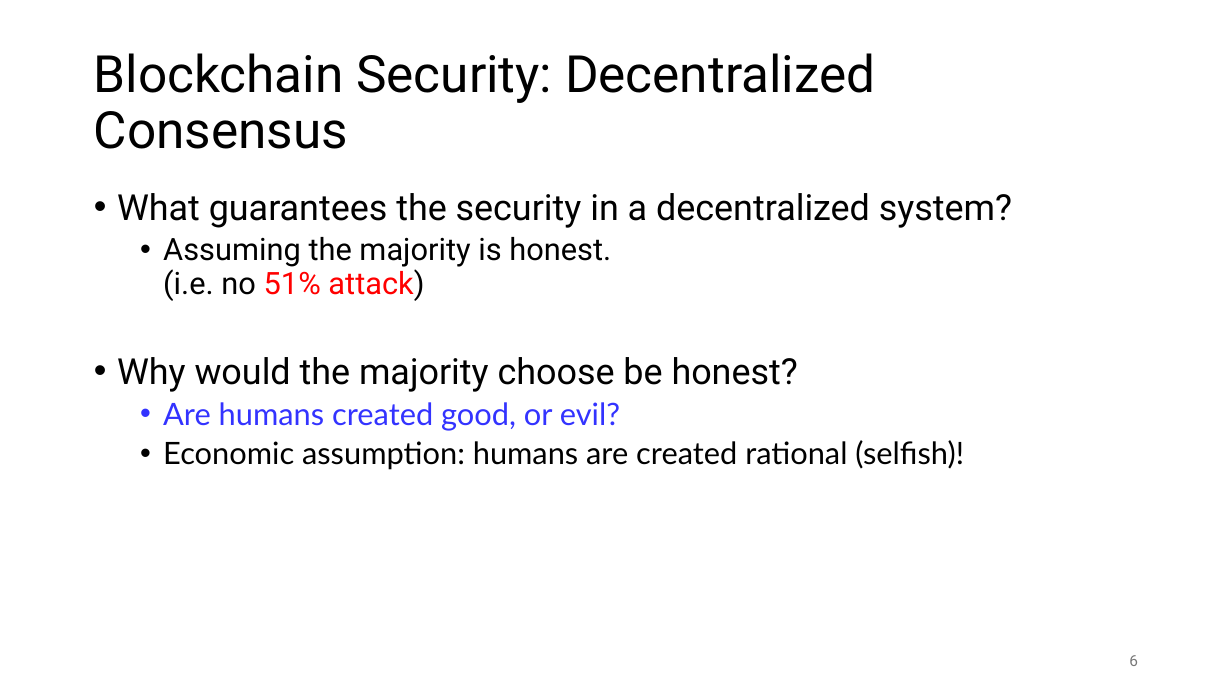
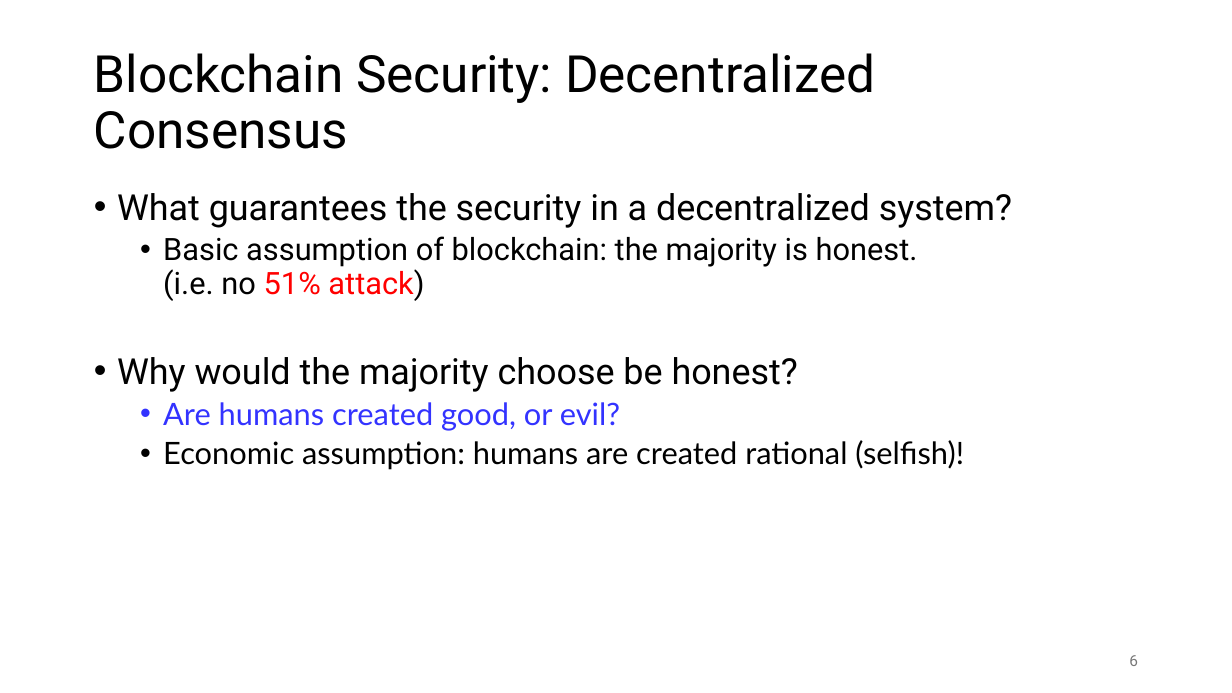
Before and after one commit to wiku30/wiku30.github.io, a slide deck: slide 6 of 2024/VeriPP/VeriPP_informs.pptx. Drawn at 1232x693 pixels with LibreOffice and Linux fonts; fonts in the diff are those of the drawing. Boxes give left, top, right and bottom in pixels: in the first picture for what was removed or moved away, otherwise in the second. Text is boxed around its words. In the diff, an @@ line names an element or a change of style, - is before the commit and + after.

```diff
--- a/2024/VeriPP/VeriPP_informs.pptx
+++ b/2024/VeriPP/VeriPP_informs.pptx
@@ text at [163,236,918,301]: text changed @@
-  • Assuming the majority is honest.
-    (i.e. no 51% attack)
+  • Basic assumption of blockchain: the majority is honest.
+    (i.e. no 51% attack)
```
Also in this commit, not shown: 9 other slides changed, 1 slide added, 1 slide removed.
